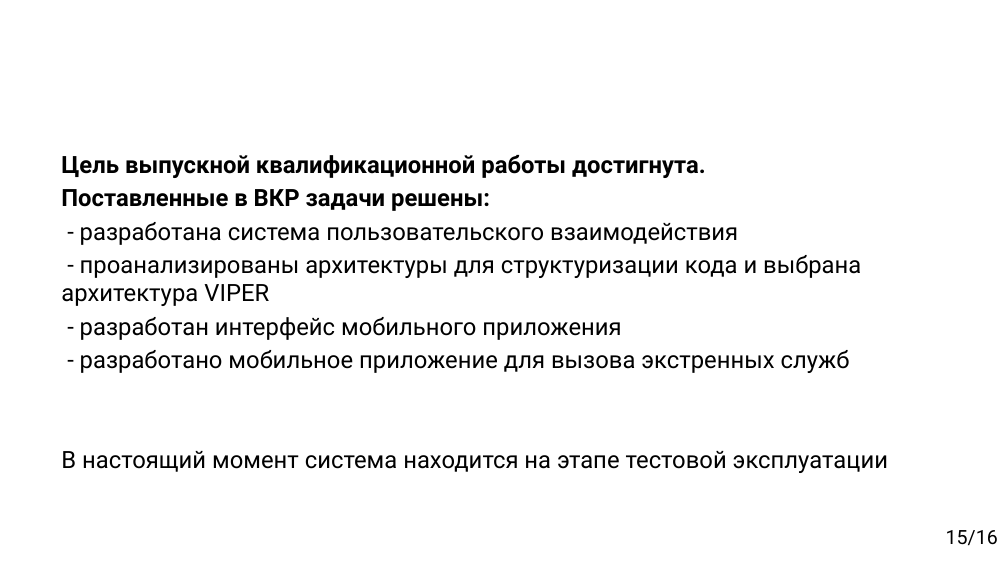
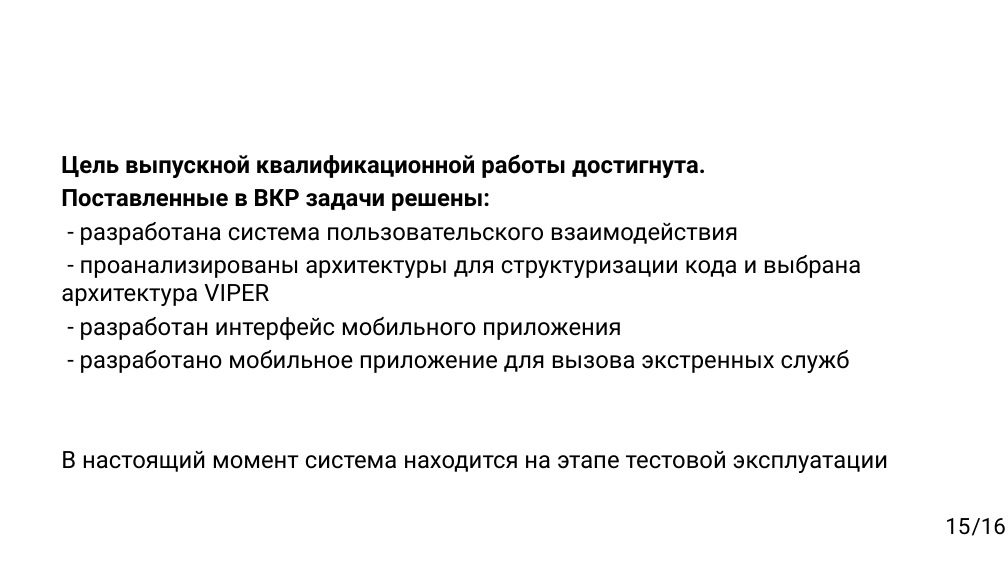
Before and after one commit to BRKot/DiplomGit, a slide deck: slide 15 of Пантелеевы Артём.pptx. Drawn at 1008x567 pixels with LibreOffice and Linux fonts; fonts in the diff are those of the drawing; background and template pictures are left out. Boxes give left, top, right and bottom in pixels: in the first picture for what was removed or moved away, otherwise in the second. Text is boxed around its words. In the diff, an @@ line names an element or a change of style, - is before the commit and + after.

```diff
--- a/Пантелеевы Артём.pptx
+++ b/Пантелеевы Артём.pptx
@@ text "/16" at <box>945,518,1005,536</box>: vertical alignment top to middle @@
@@ text at <box>945,518,1005,536</box>: text changed; size 14 to 16 pt @@
-15/16
+/16
@@ page number added at <box>945,518,1005,536</box>, 16 pt, text #000000 @@
+15
```
Also in this commit, not shown: 15 other slides changed, 14 other files.
